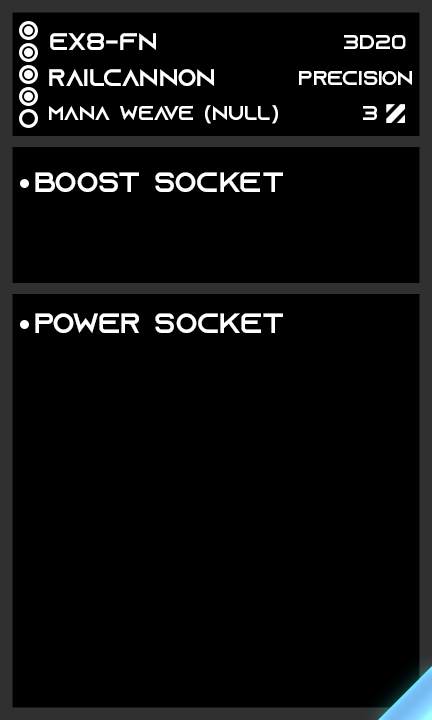
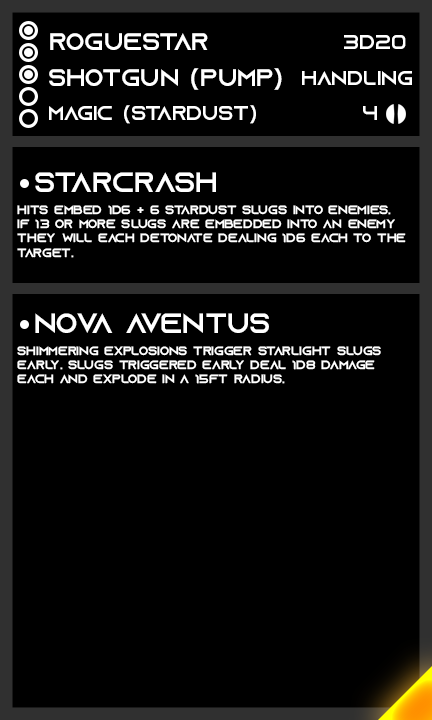
Revision of a layered 432 × 720 image; what changed, layer by layer:
showed "Legendary" over (378, 666, 432, 720)
hid "Rare" over (378, 666, 432, 720)
hid "Anti Tank" over (386, 104, 405, 123)
showed "Standard" over (386, 104, 406, 124)
painted on "AP" over (363, 106, 377, 120)
renamed "precision" to "handling", painted on it over (299, 71, 412, 85)
renamed "mana weave (null)" to "magic (stardust)", painted on it over (78, 105, 278, 124)
painted on "archetype" over (49, 68, 282, 90)
renamed "ex8-fn" to "roguestar", painted on it over (50, 33, 208, 50)
hid "4" over (24, 92, 33, 101)
renamed "boost socket" to "starcrash", painted on it over (35, 172, 283, 192)
renamed "power socket" to "nova aventus", painted on it over (35, 313, 283, 333)